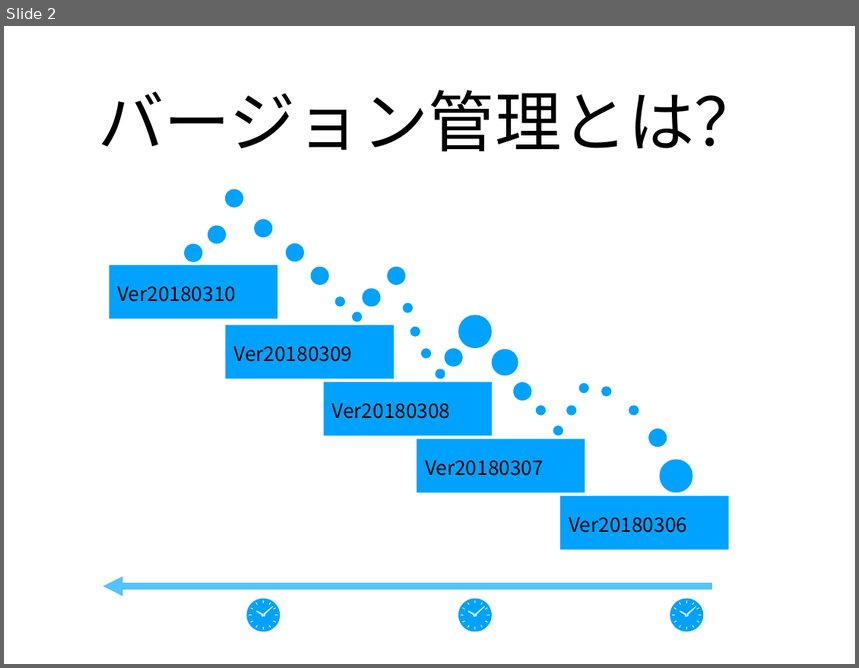
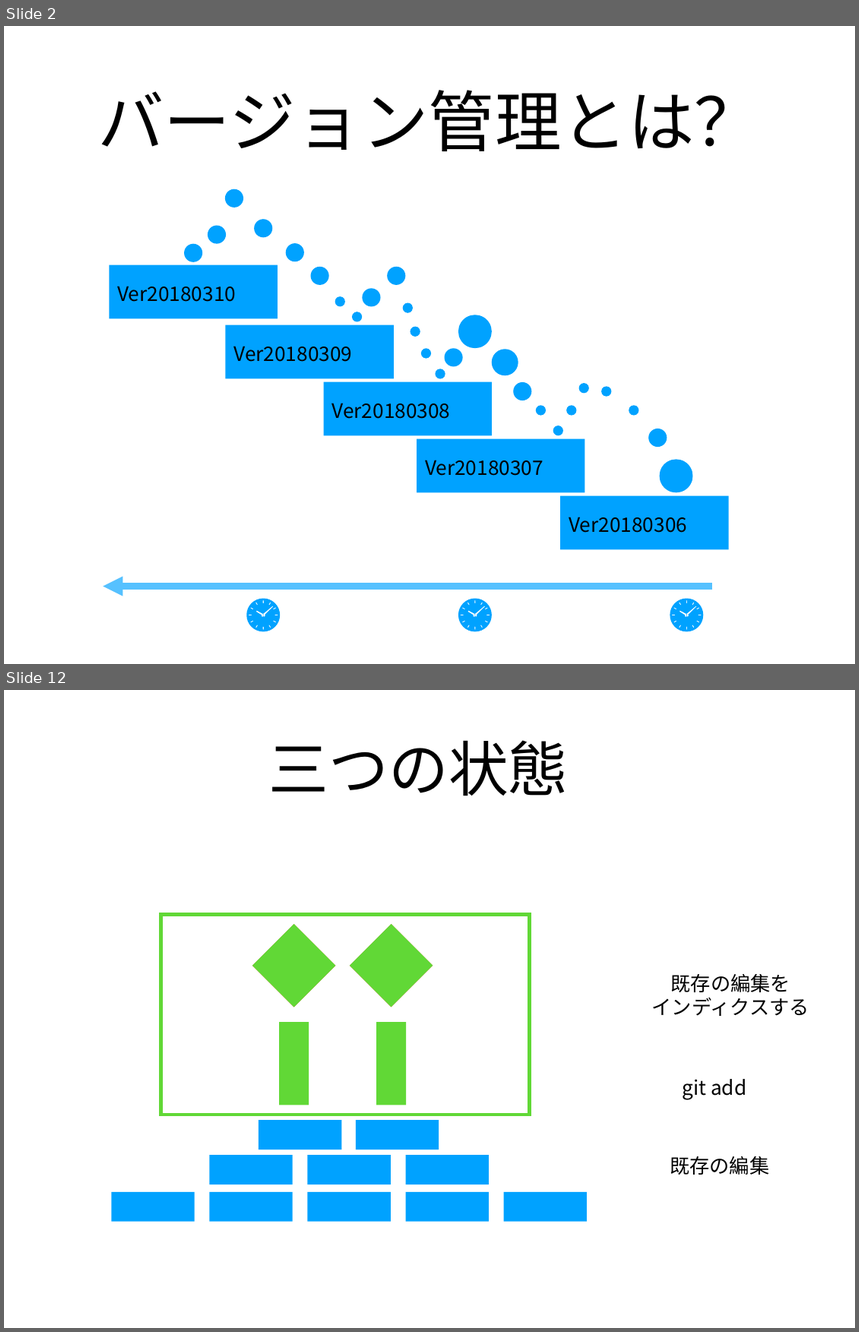
Before and after one commit to xu1718191411/NagoyaStudy, a slide deck: Git入門.pptx. Shown one above the other, each under a label of ours: slide 2 before the commit, slides 2 and 12 after it; the slides between them are not shown. The pictures are 859x668 and 859x1332 pixels, drawn with LibreOffice and Linux fonts; fonts in the diff are those of the drawing. Boxes give left, top, right and bottom in pixels: in the first picture for what was removed or moved away, otherwise in the second. Text is boxed around its words. In the diff, an @@ line names an element or a change of style, - is before the commit and + after.

```diff
--- a/Git入門.pptx
+++ b/Git入門.pptx
@@ slide 12 added at (4, 690, 855, 1328), background #FFFFFF @@
@@ text added at (269, 740, 569, 796), 72 pt, text #000000 @@
+三つの状態
@@ rectangle added at (161, 914, 530, 1115), outline #61D836 4 pt @@
@@ group added at (253, 924, 433, 1106): 2 rectangles, 2 freeform shapes @@
@@ text added at (652, 974, 810, 1016), 24 pt, text #000000 @@
+既存の編集を
+インディクスする
@@ text added at (682, 1079, 747, 1100), 24 pt, text #000000 @@
+git add
@@ group added at (112, 924, 587, 1221): 10 rectangles, 2 freeform shapes @@
@@ text added at (670, 1157, 769, 1175), 24 pt, text #000000 @@
+既存の編集
```
Also in this commit, not shown: 2 slides changed, 15 other slides added, 7 slides removed, 1 other file.
